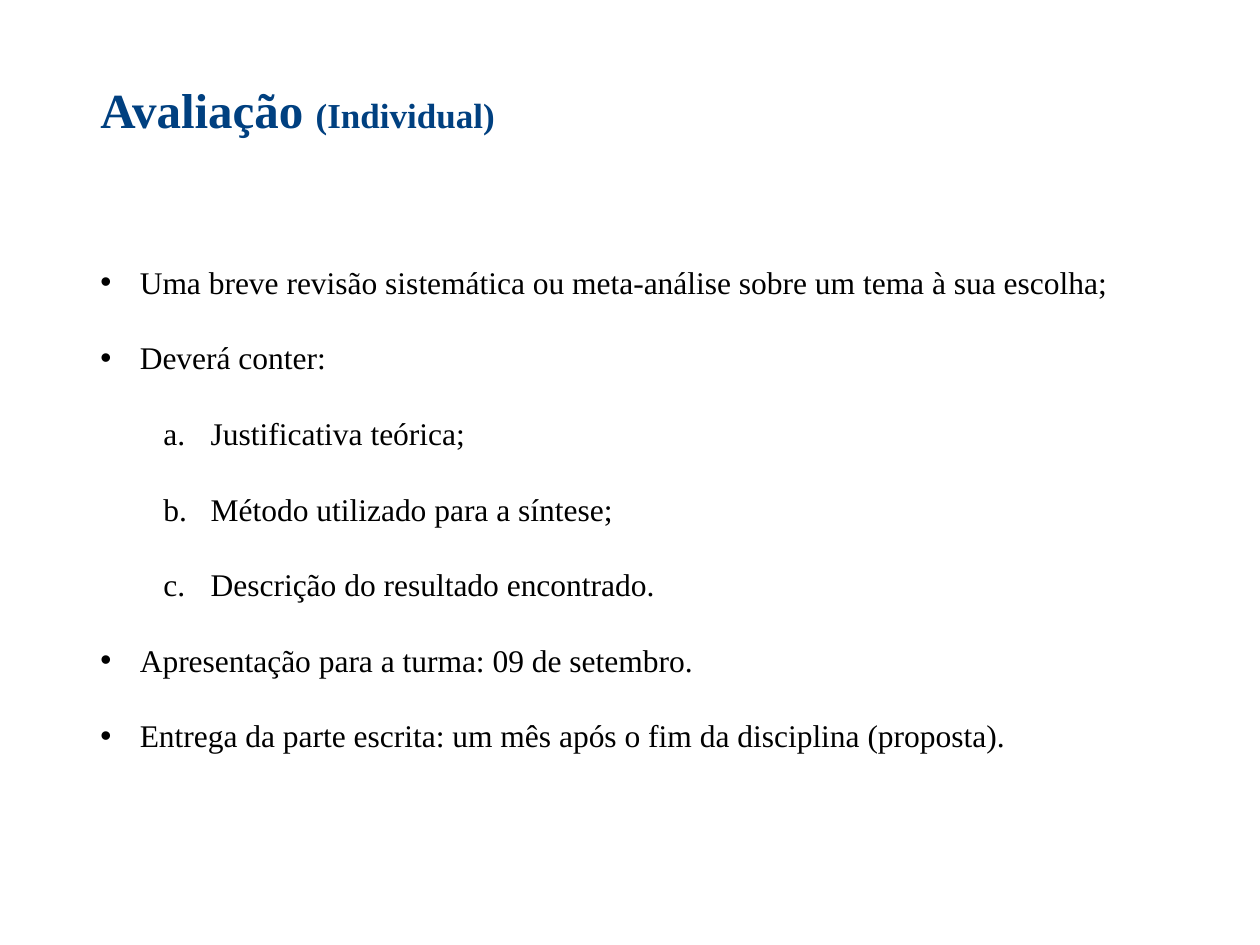
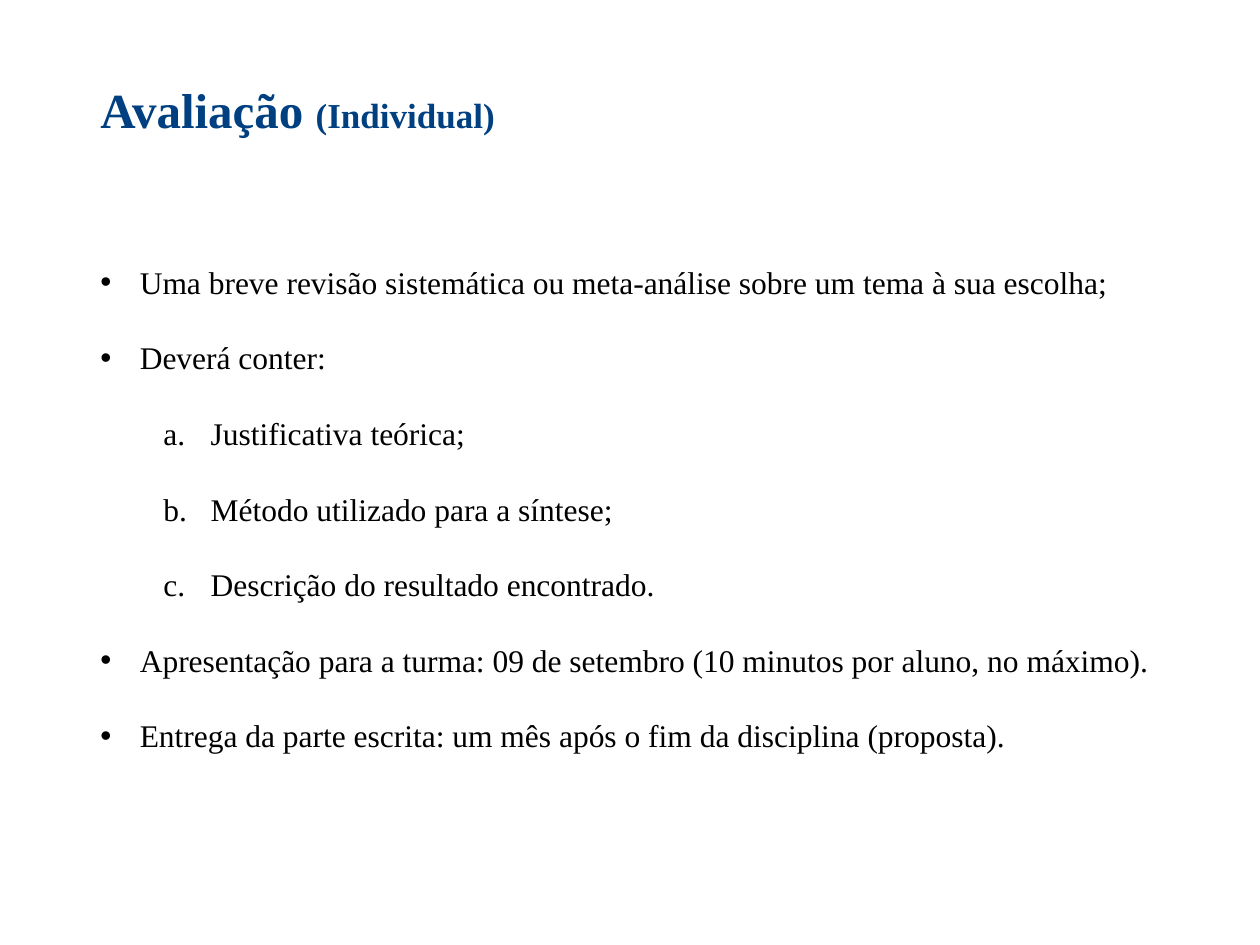
Before and after one commit to nacmarino/maR, a slide deck: slide 11 of 01 - apresentacao e estrutura do curso/Estrutura do Curso.pptx (slide 5 before the commit). Drawn at 1260x945 pixels with LibreOffice and Linux fonts; fonts in the diff are those of the drawing. Boxes give left, top, right and bottom in pixels: in the first picture for what was removed or moved away, otherwise in the second. Text is boxed around its words. In the diff, an @@ line names an element or a change of style, - is before the commit and + after.

```diff
--- a/01 - apresentacao e estrutura do curso/Estrutura do Curso.pptx
+++ b/01 - apresentacao e estrutura do curso/Estrutura do Curso.pptx
@@ text at <box>140,650,1148,678</box>: text changed @@
-• Apresentação para a turma: 09 de setembro.
+• Apresentação para a turma: 09 de setembro (10 minutos por aluno, no máximo).
```
Also in this commit, not shown: 5 other slides changed, 1 slide added.
